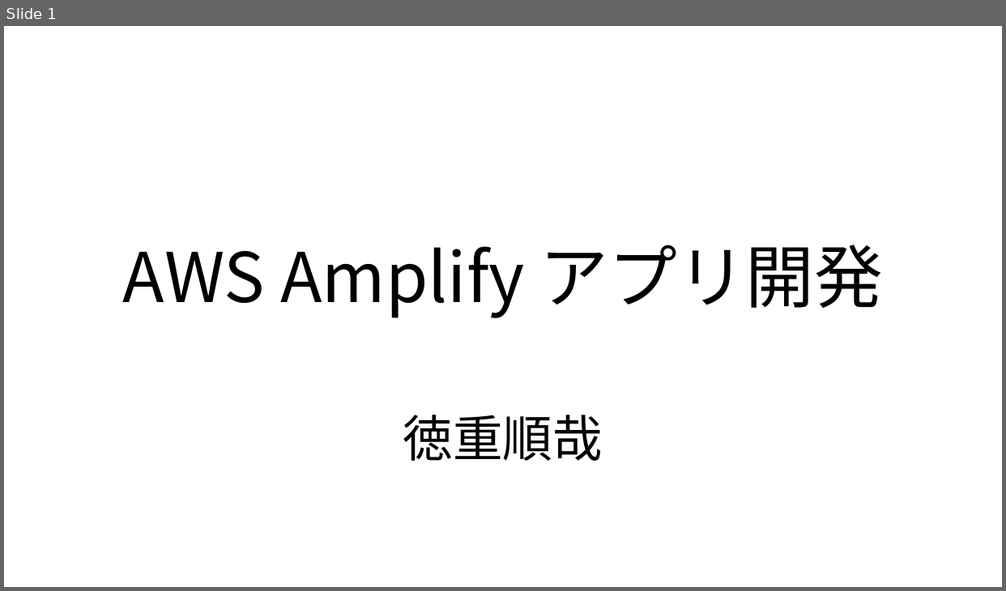
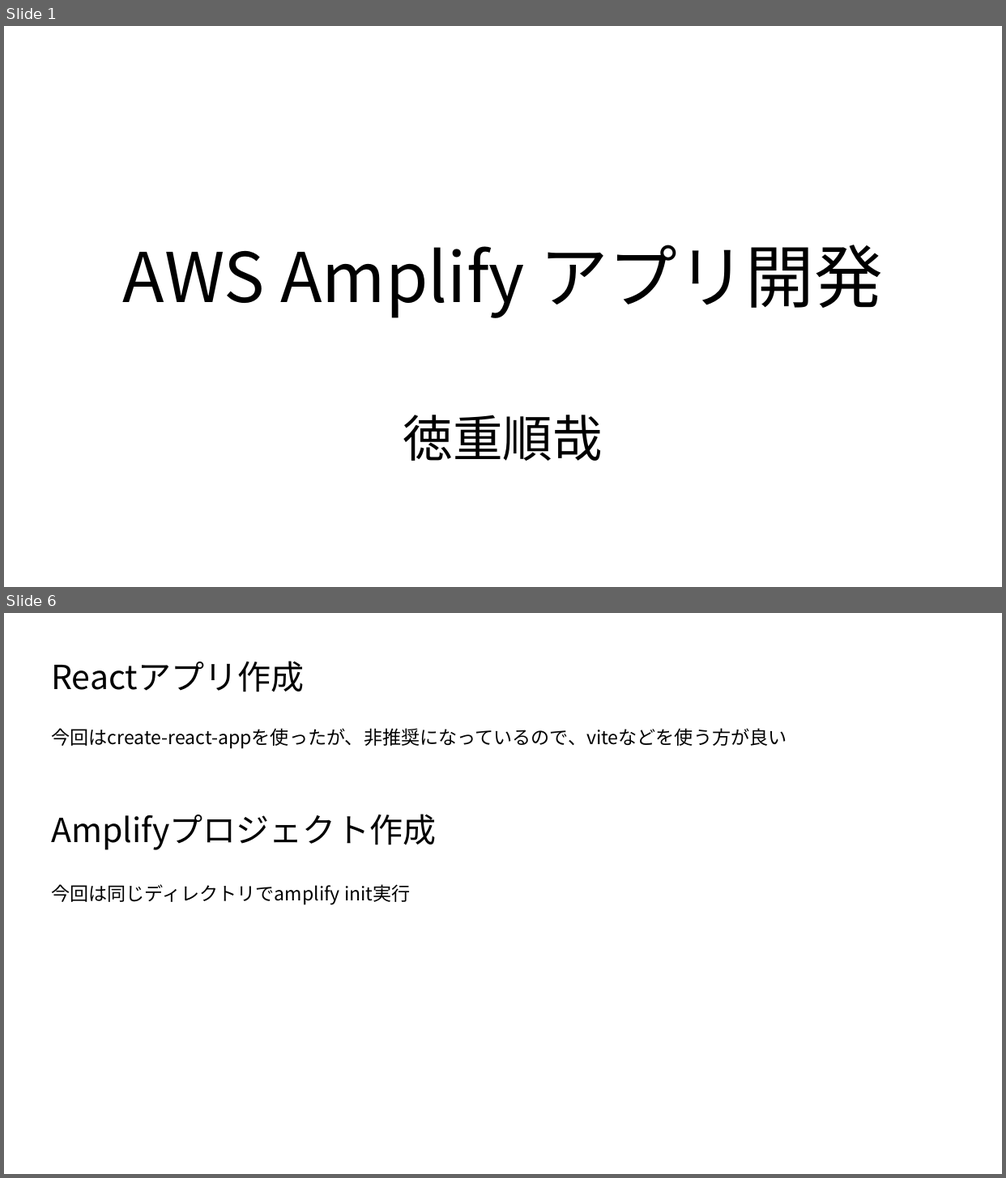
Before and after one commit to TokushigeJunya/test, a slide deck: AWSAmplifyアプリ開発.pptx. Shown one above the other, each under a label of ours: slide 1 before the commit, slides 1 and 6 after it; the slides between them are not shown. The pictures are 1006x591 and 1006x1178 pixels, drawn with LibreOffice and Linux fonts; fonts in the diff are those of the drawing. Boxes give left, top, right and bottom in pixels: in the first picture for what was removed or moved away, otherwise in the second. Text is boxed around its words. In the diff, an @@ line names an element or a change of style, - is before the commit and + after.

```diff
--- a/AWSAmplifyアプリ開発.pptx
+++ b/AWSAmplifyアプリ開発.pptx
@@ slide 6 added at [4,613,1002,1174], background #FFFFFF @@
@@ text added at [51,661,304,692], 32 pt, text #000000 @@
+Reactアプリ作成
@@ text added at [51,728,786,749], 18 pt, text #000000 @@
+今回はcreate-react-appを使ったが、非推奨になっているので、viteなどを使う方が良い
@@ text added at [51,814,436,850], 32 pt, text #000000 @@
+Amplifyプロジェクト作成
@@ text added at [51,884,411,905], 18 pt, text #000000 @@
+今回は同じディレクトリでamplify init実行
```
Also in this commit, not shown: 1 slide changed, 8 other slides added, 4 slides removed.
